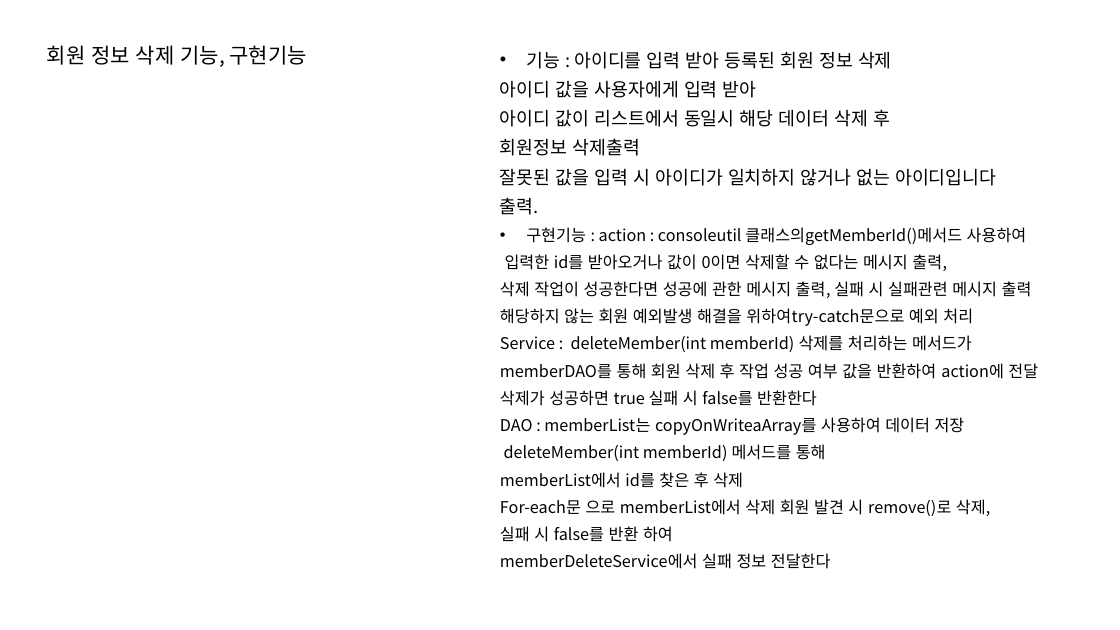
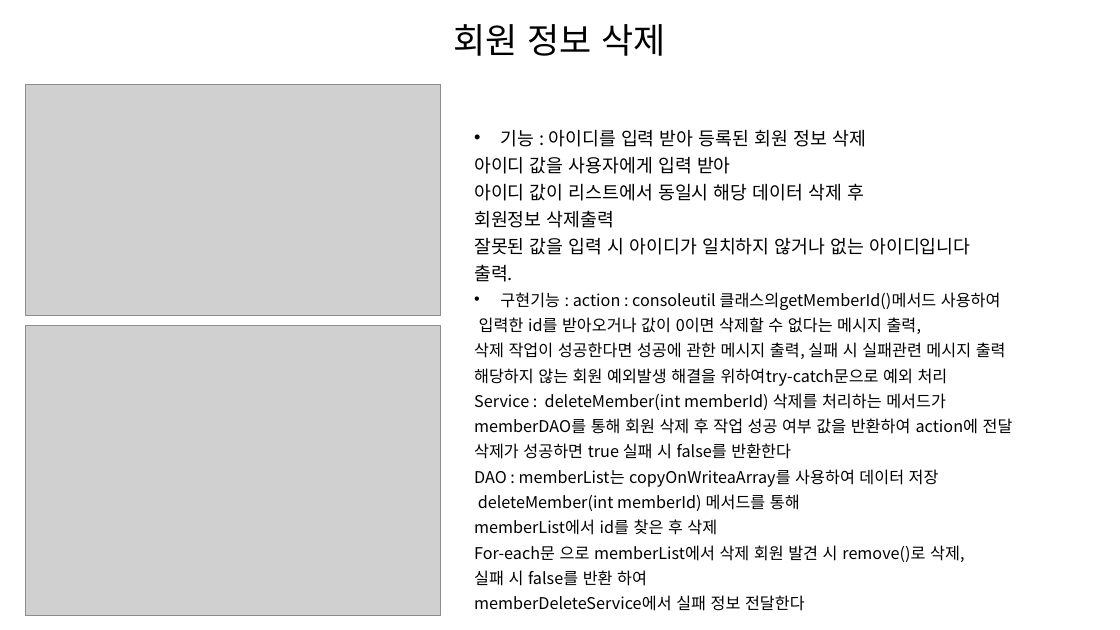
Before and after one commit to jeongwon0228/member, a slide deck: slide 1 of delete기능,구현기능.pptx. Drawn at 1120x630 pixels with LibreOffice and Linux fonts; fonts in the diff are those of the drawing; grey boxes stand for pictures. Boxes give left, top, right and bottom in pixels: in the first picture for what was removed or moved away, otherwise in the second. Text is boxed around its words. In the diff, an @@ line names an element or a change of style, - is before the commit and + after.

Commit message:
delete 사진

```diff
--- a/delete기능,구현기능.pptx
+++ b/delete기능,구현기능.pptx
@@ text at [453, 24, 666, 56]: text changed; size 18 to 30 pt @@
-회원 정보 삭제 기능, 구현기능
+회원 정보 삭제
@@ picture added at [25, 84, 440, 315] @@
@@ subtitle "기능 : 아이디를 입력 받아 ...": place and size @@
-subtitle "기능 : 아이디를 입력 받아 ..." at [500, 52, 1038, 569]
+subtitle "기능 : 아이디를 입력 받아 ..." at [474, 130, 1013, 611]
@@ subtitle "기능 : 아이디를 입력 받아 ..." at [474, 130, 1013, 611]: line spacing 0.8 to 0.7 @@
@@ picture added at [25, 325, 440, 615] @@
```
